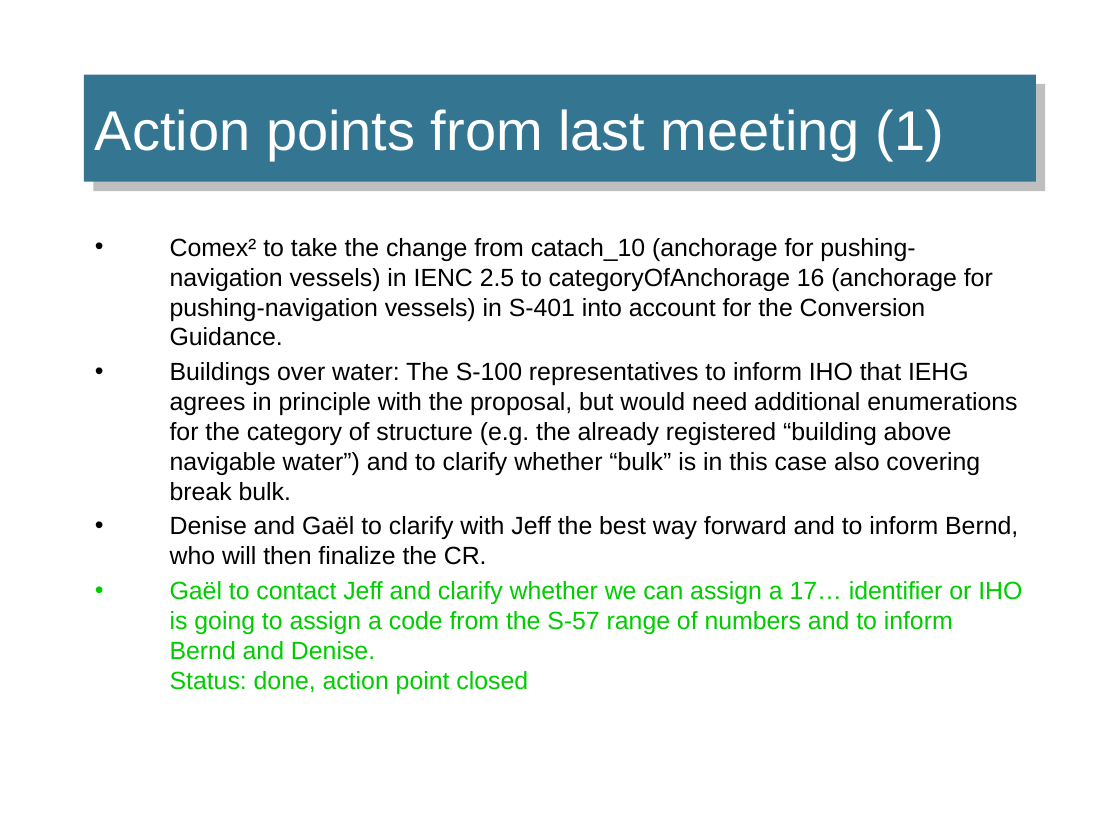
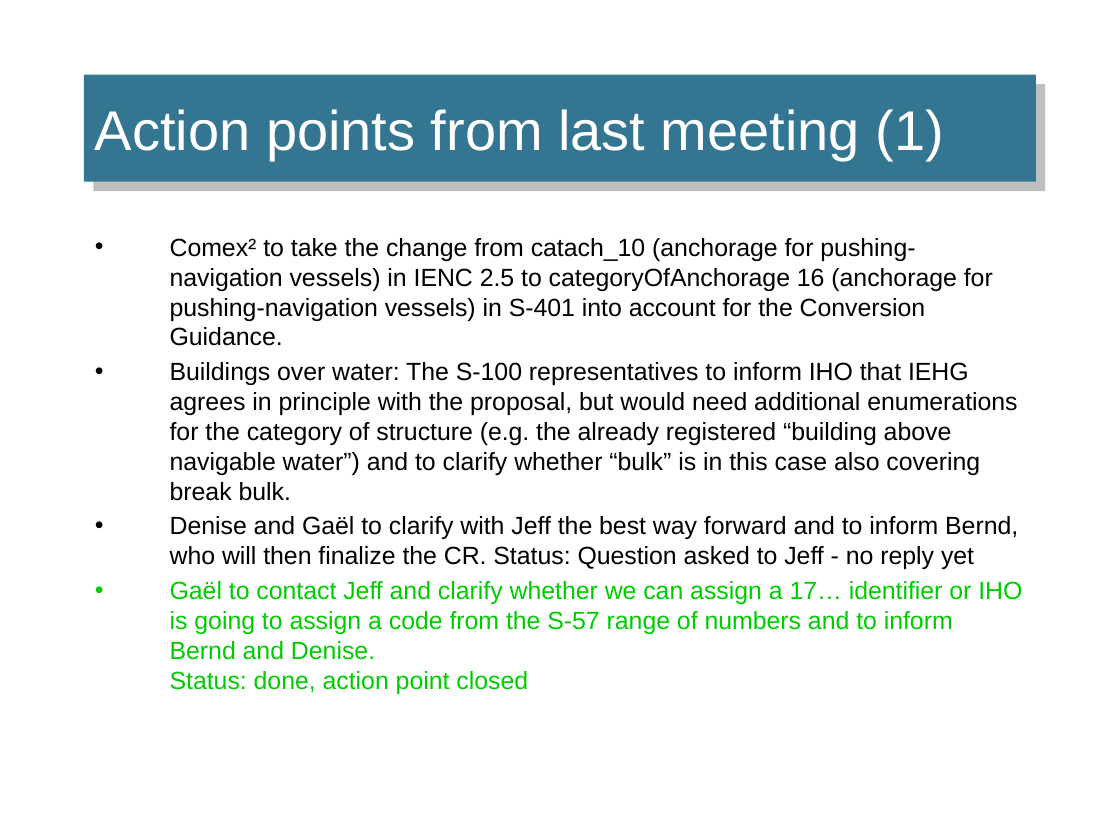
Before and after one commit to IEHG/IEHG-Meeting-2024, a slide deck: slide 29 of IEHG_2024.pptx. Drawn at 1120x840 pixels with LibreOffice and Linux fonts; fonts in the diff are those of the drawing; background and template pictures are left out. Boxes give left, top, right and bottom in pixels: in the first picture for what was removed or moved away, otherwise in the second. Text is boxed around its words. In the diff, an @@ line names an element or a change of style, - is before the commit and + after.

```diff
--- a/IEHG_2024.pptx
+++ b/IEHG_2024.pptx
@@ text at (x1=170, y1=516, x2=1018, y2=569): text changed @@
-• Denise and Gaël to clarify with Jeff the best way forward and to inform Bernd, who will then finalize the CR.
+• Denise and Gaël to clarify with Jeff the best way forward and to inform Bernd, who will then finalize the CR. Status: Question asked to Jeff - no reply yet
```
Also in this commit, not shown: 7 other slides changed, 1 slide added, 1 other file.
